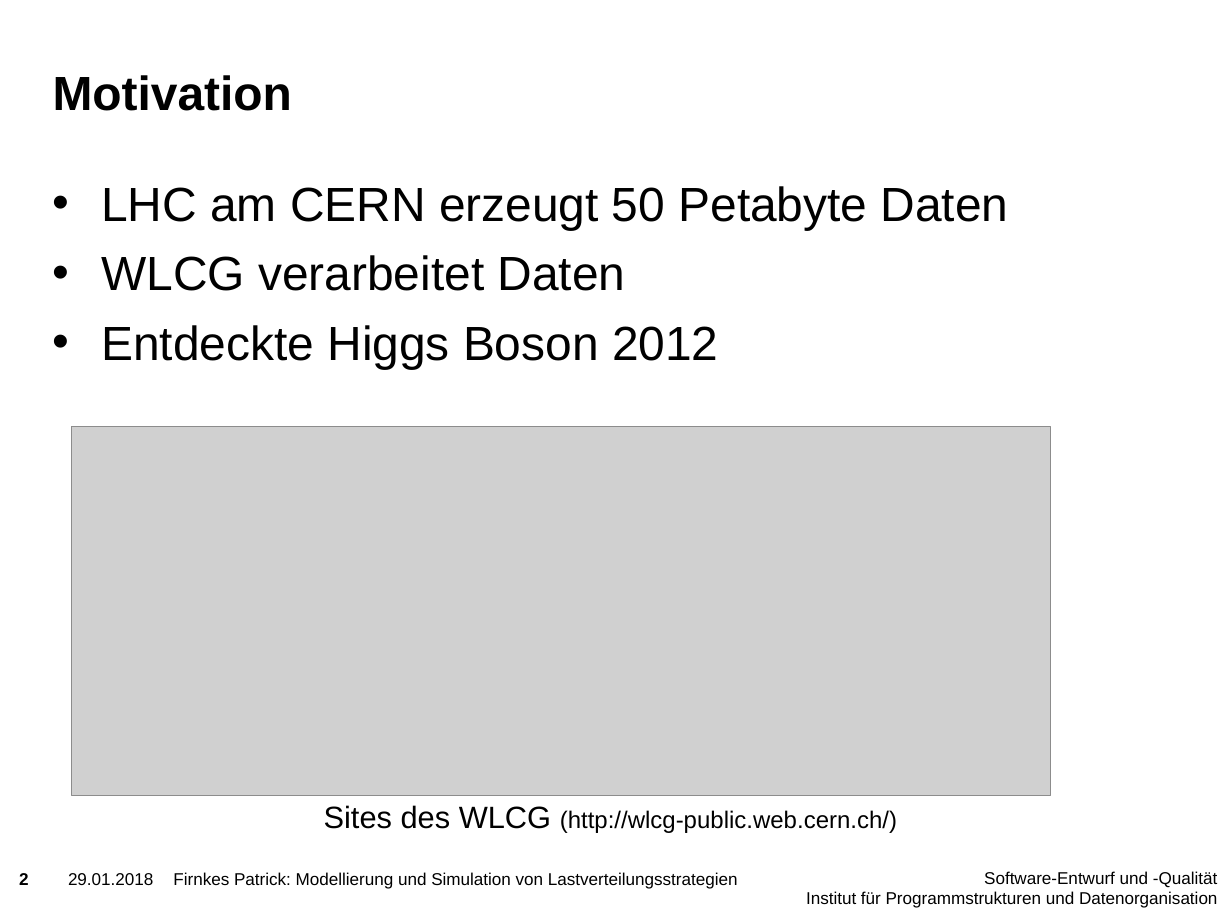
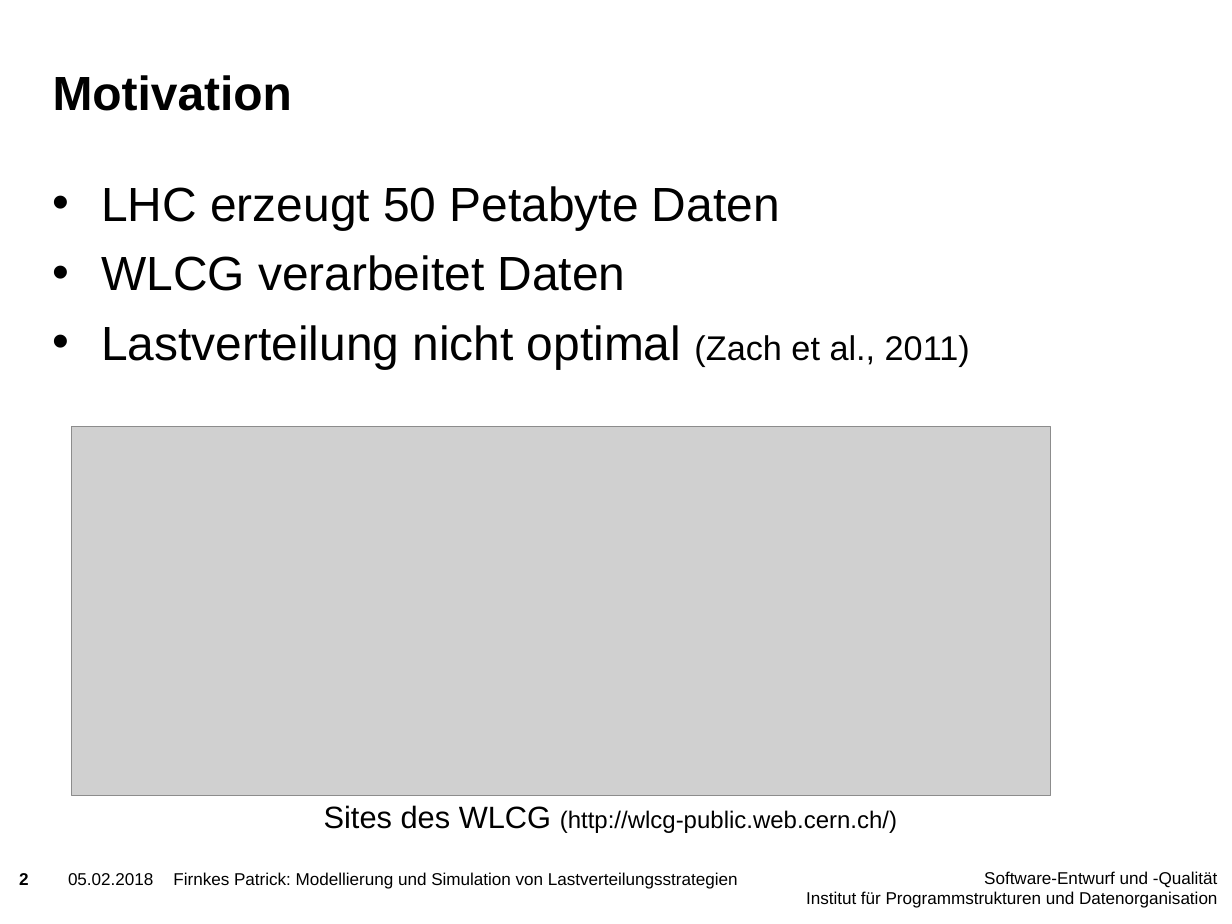
Before and after one commit to PatFirn/wlcg-loadbalancing, a slide deck: slide 2 of presentations/projekt-vorstellung.pptx. Drawn at 1232x924 pixels with LibreOffice and Linux fonts; fonts in the diff are those of the drawing; grey boxes stand for pictures; background and template pictures are left out. Boxes give left, top, right and bottom in pixels: in the first picture for what was removed or moved away, otherwise in the second. Text is boxed around its words. In the diff, an @@ line names an element or a change of style, - is before the commit and + after.

```diff
--- a/presentations/projekt-vorstellung.pptx
+++ b/presentations/projekt-vorstellung.pptx
@@ text at (101,186,780,230): text changed @@
-• LHC am CERN erzeugt 50 Petabyte Daten
+• LHC erzeugt 50 Petabyte Daten
@@ text at (101,325,970,369): text changed @@
-• Entdeckte Higgs Boson 2012
+• Lastverteilung nicht optimal (Zach et al., 2011)
@@ text at (68,873,153,885): text changed @@
-29.01.2018
+05.02.2018
```
Also in this commit, not shown: 16 other slides changed, 2 slides added.
